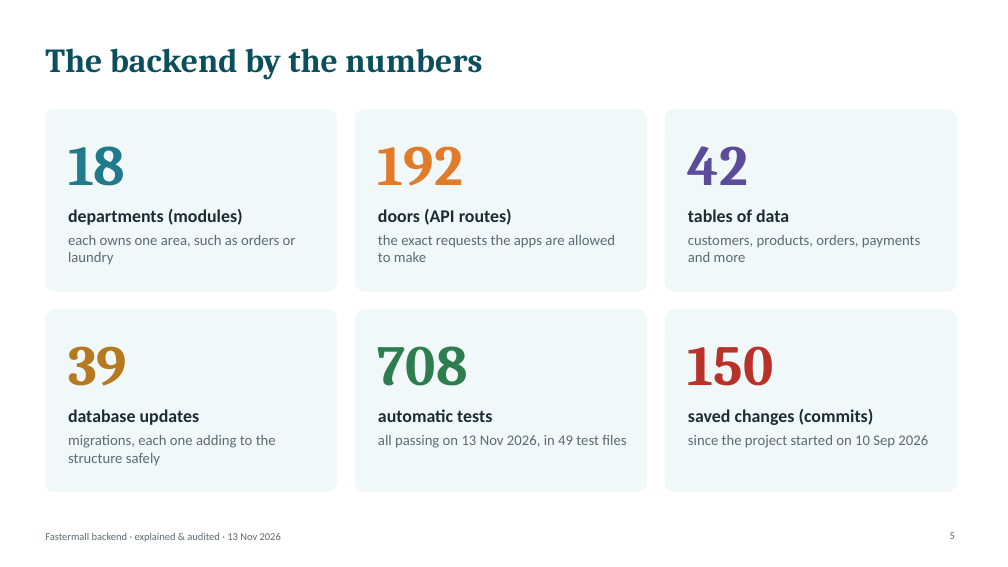
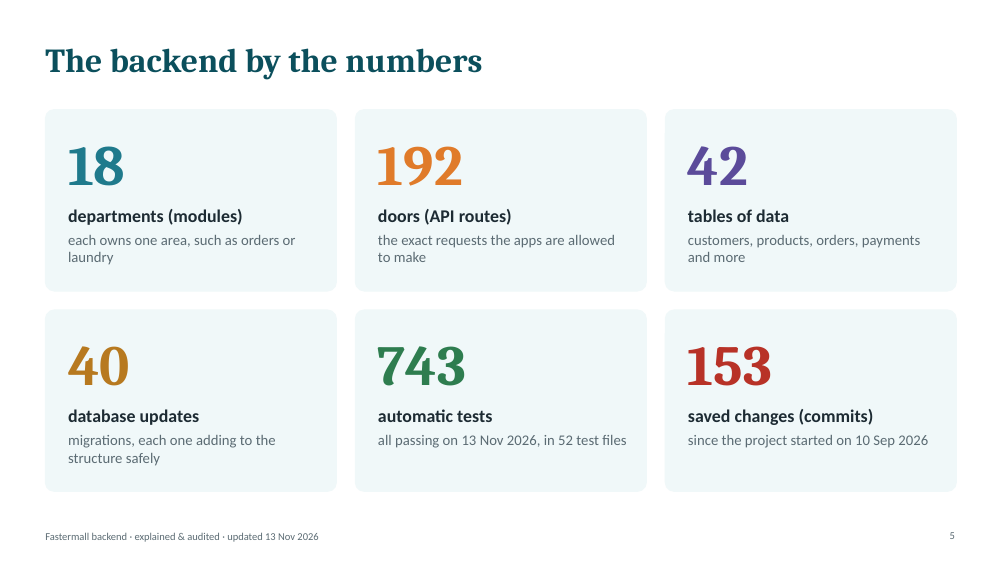
Before and after one commit to chris008123/Fastermall-Backend-, a slide deck: slide 5 of presentation/Fastermall_Backend_Explained.pptx. Drawn at 1008x567 pixels with LibreOffice and Linux fonts; fonts in the diff are those of the drawing. Boxes give left, top, right and bottom in pixels: in the first picture for what was removed or moved away, otherwise in the second. Text is boxed around its words. In the diff, an @@ line names an element or a change of style, - is before the commit and + after.

```diff
--- a/presentation/Fastermall_Backend_Explained.pptx
+++ b/presentation/Fastermall_Backend_Explained.pptx
@@ text at (x1=68, y1=346, x2=130, y2=386): text changed @@
-39
+40
@@ text at (x1=378, y1=346, x2=466, y2=386): text changed @@
-708
+743
@@ text at (x1=688, y1=346, x2=772, y2=386): text changed @@
-150
+153
@@ text at (x1=378, y1=435, x2=626, y2=448): text changed @@
-all passing on 13 Nov 2026, in 49 test files
+all passing on 13 Nov 2026, in 52 test files
@@ text at (x1=45, y1=532, x2=318, y2=542): text changed @@
-Fastermall backend · explained & audited · 13 Nov 2026
+Fastermall backend · explained & audited · updated 13 Nov 2026
```
Also in this commit, not shown: 24 other slides changed, 3 slides added, 2 slides removed, 18 other files.
